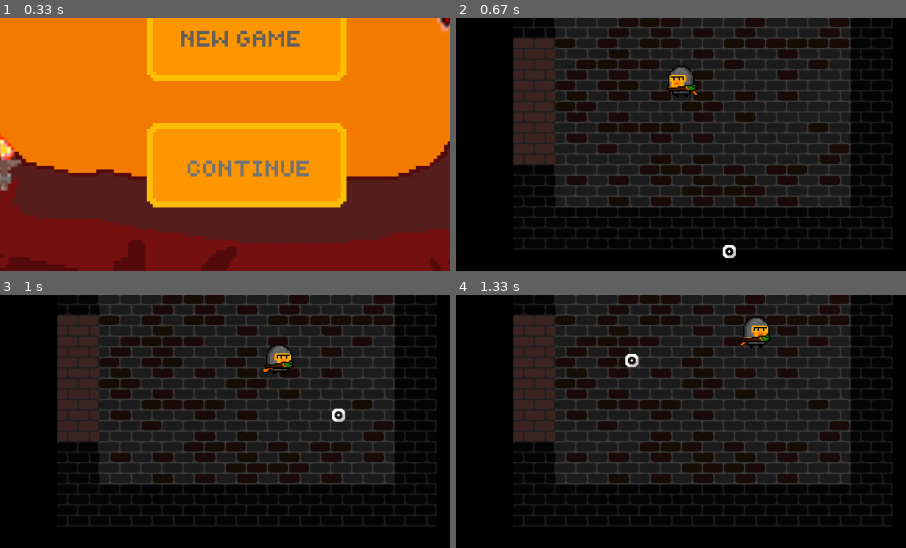
Above: before the commit, frames 1-4 (two rows, left to right).
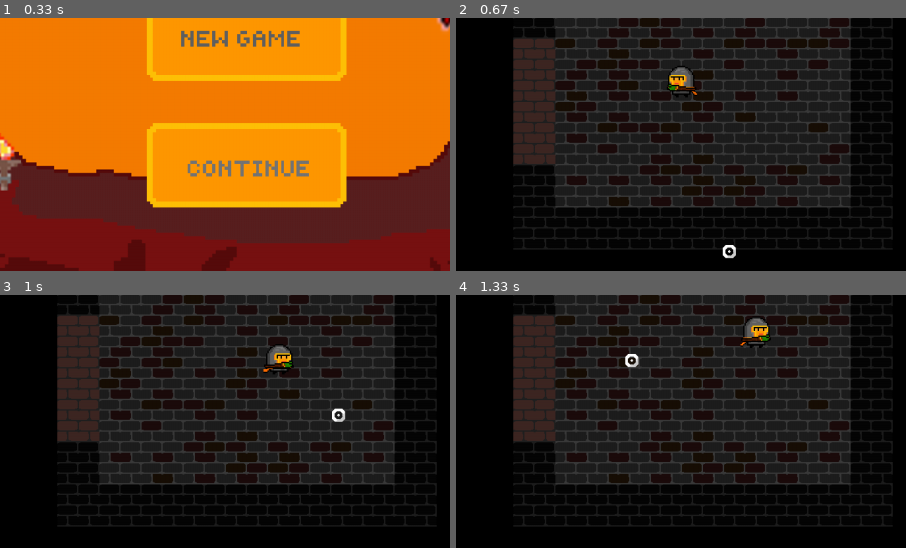
Above: after the commit, the same moments.

Repository: VladislavTuzov/PyGame
Game: pygame game, started from main.py
The game is run twice, just before and just after one commit, with the same random seed, the same clock (stepped at 60 frames per second) and the same inputs.
Inputs (mouse positions are % of the whole screen's width and height, from its top left):
- Up to frame 1 (0.33 s): no input
- Up to frame 2 (0.67 s): press the mouse at (50, 37) at 0.37 s; move the mouse to (51, 58) at 0.47 s; release the mouse at (53, 79) at 0.6 s
- Up to frame 3 (1 s): hold Right from 0.67 s (still down); move the mouse to (60, 57) at 0.7 s
- Up to frame 4 (1.33 s): release Right at 1.13 s; hold Up from 1.17 s (still down); move the mouse to (42, 46) at 1.2 s
The pictures show only the part of the screen within x 23-73%, y 33-83%; the shares and areas given below are measured in that part.

Frame 1 is identical in both runs. In frame 2, 0.1% of the frame differs, in the area x 47-54%, y 25-30%; in frame 3, nothing differs; in frame 4, nothing differs.

Commit message:
fix weapon start direction

Diff:
--- a/classes/weapons.py
+++ b/classes/weapons.py
@@ -14,7 +14,7 @@
             f'source/weapons/{weapon_name}/right.png')
         self.image_left = pygame.transform.flip(self.image_right, True, False)
 
-        self.image = self.image_right  # by default, then will be change by direction
+        self.image = self.image_left  # start direction - left
         self.rect = self.image.get_rect()
 
         self.weapon_name = weapon_name
